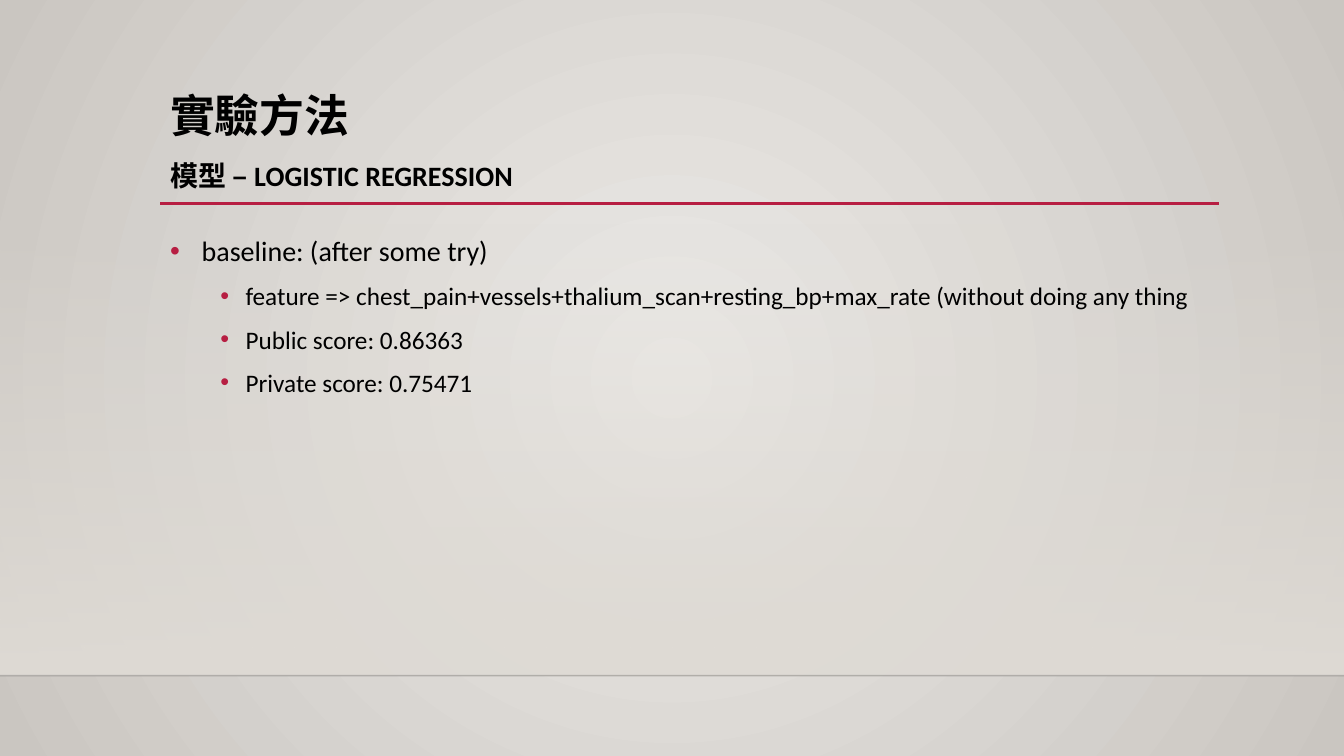
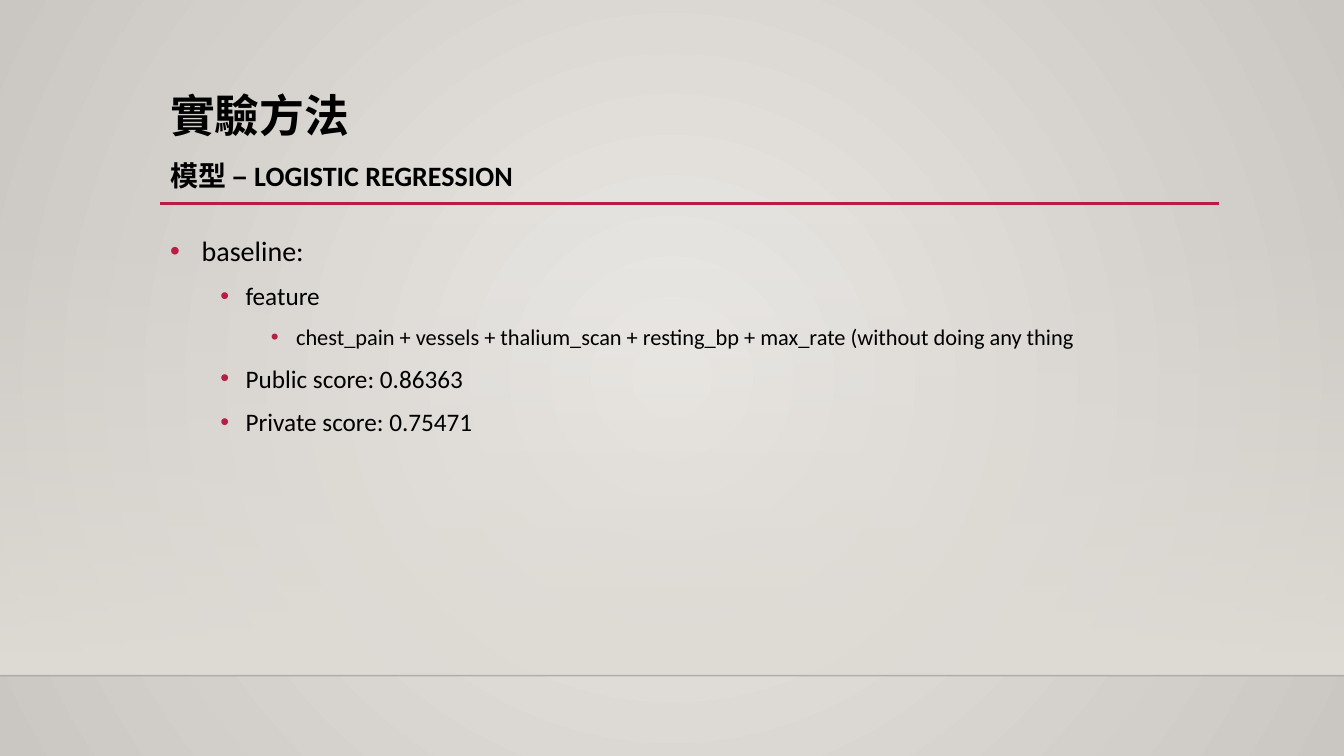
Before and after one commit to 1082-datascience/finalproject-finalproject-1082ds_group3, a slide deck: slide 9 of docs/yuchun_model.pptx (slide 8 before the commit). Drawn at 1344x756 pixels with LibreOffice and Linux fonts; fonts in the diff are those of the drawing; background and template pictures are left out. Boxes give left, top, right and bottom in pixels: in the first picture for what was removed or moved away, otherwise in the second. Text is boxed around its words. In the diff, an @@ line names an element or a change of style, - is before the commit and + after.

```diff
--- a/docs/yuchun_model.pptx
+++ b/docs/yuchun_model.pptx
@@ text at [202, 241, 1074, 349]: text changed; size 18 to 16 pt @@
-• baseline: (after some try)
-  • feature => chest_pain+vessels+thalium_scan+resting_bp+max_rate (without doing any thing
+• baseline:
+  • feature
+    • chest_pain + vessels + thalium_scan + resting_bp + max_rate (without doing any thing
```
Also in this commit, not shown: 7 other slides changed, 1 slide added, 1 slide removed.
